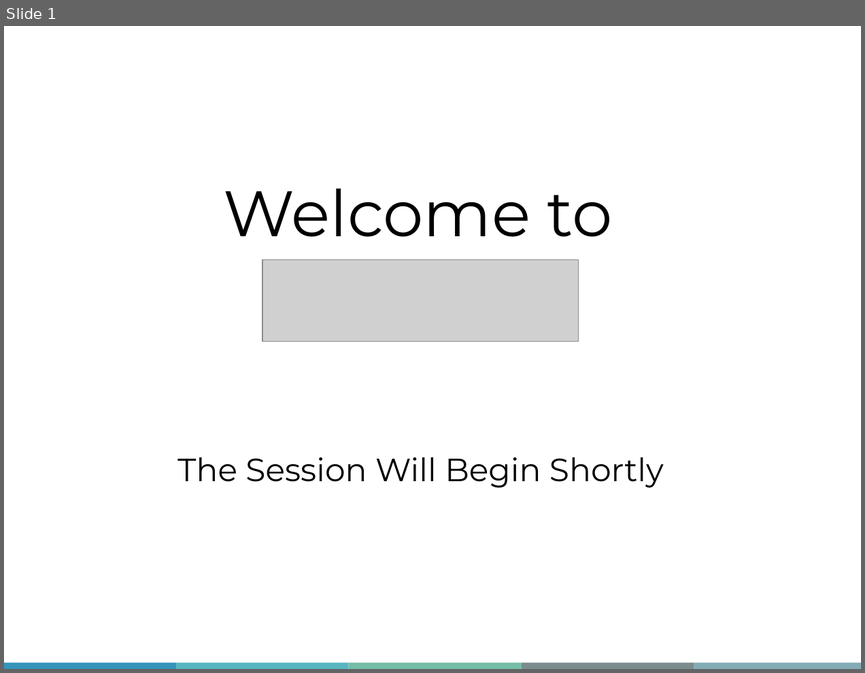
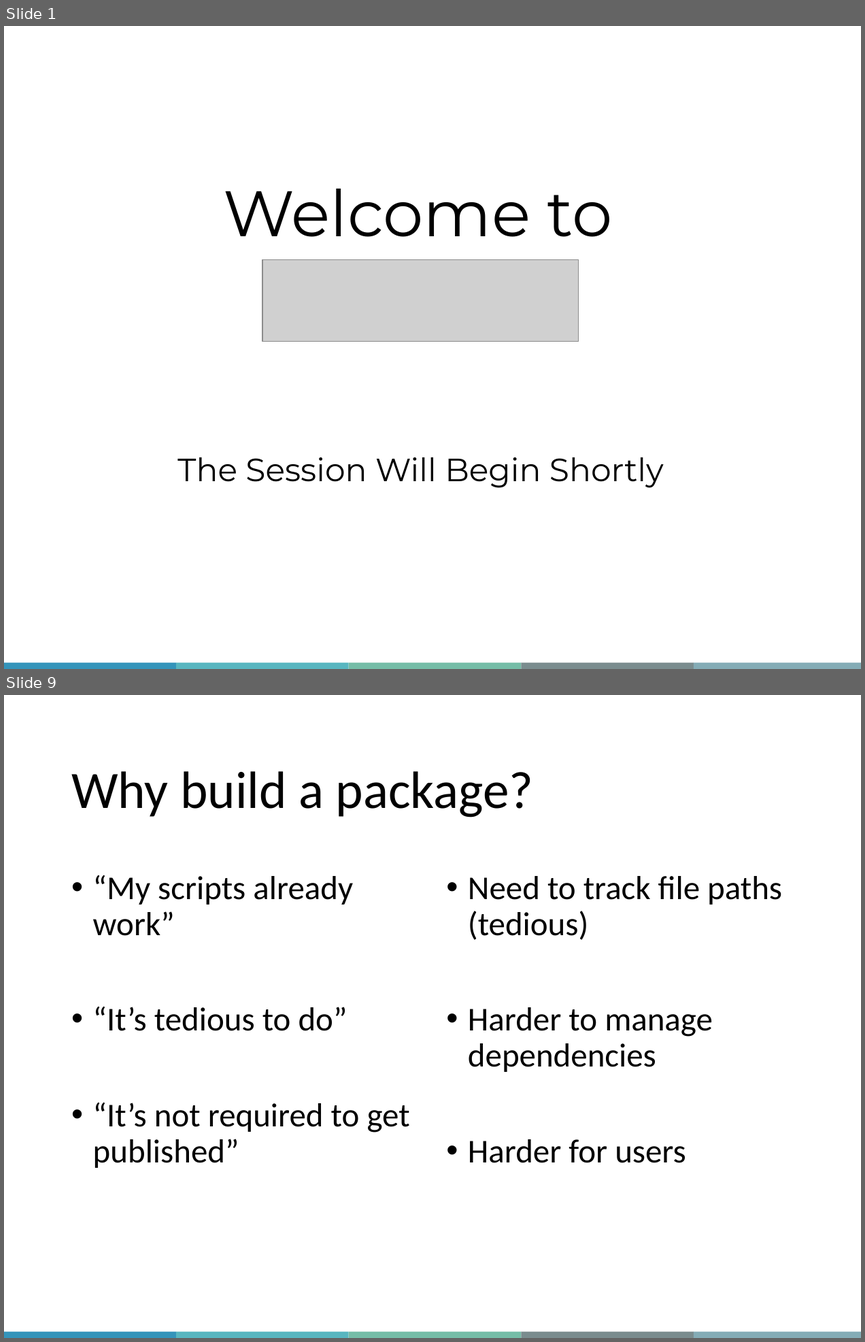
Before and after one commit to QLS-MiCM/RPackageDevelopment, a slide deck: Slides/RPackageDevelopment_Slides.pptx. Shown one above the other, each under a label of ours: slide 1 before the commit, slides 1 and 9 after it; the slides between them are not shown. The pictures are 865x673 and 865x1342 pixels, drawn with LibreOffice and Linux fonts; fonts in the diff are those of the drawing; grey boxes stand for pictures; background and template pictures are left out. Boxes give left, top, right and bottom in pixels: in the first picture for what was removed or moved away, otherwise in the second. Text is boxed around its words. In the diff, an @@ line names an element or a change of style, - is before the commit and + after.

```diff
--- a/Slides/RPackageDevelopment_Slides.pptx
+++ b/Slides/RPackageDevelopment_Slides.pptx
@@ slide 9 added at box(4, 695, 861, 1338), background #FFFFFF; not listed: 5 template elements that a slide beside it also shows @@
@@ title added at box(71, 771, 533, 817), 44 pt, text #000000 @@
+Why build a package?
@@ text added at box(93, 875, 410, 1168), 28 pt, text #000000 @@
+• “My scripts already work”
+• “It’s tedious to do”
+• “It’s not required to get published”
@@ text added at box(468, 876, 782, 1163), 28 pt, text #000000 @@
+• Need to track file paths (tedious)
+• Harder to manage dependencies
+• Harder for users
```
Also in this commit, not shown: 3 slides changed, 42 other slides added, 1 slide removed.
